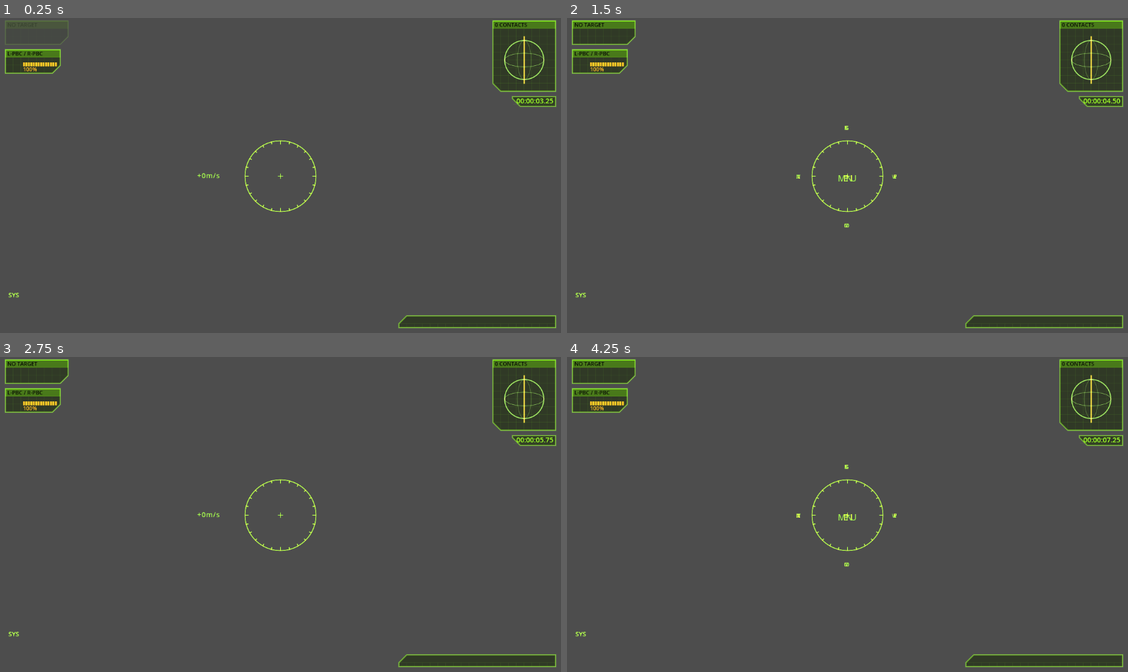
Above: before the commit, frames 1-4 (two rows, left to right).
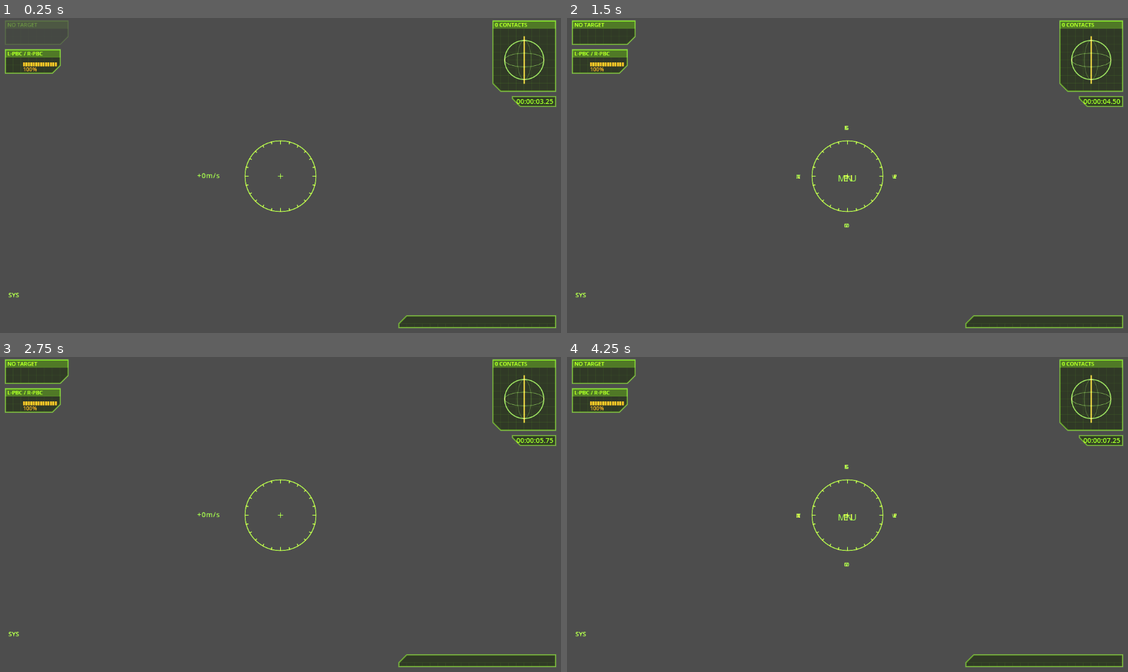
Above: after the commit, the same moments.

Repository: jleclanche/iw2-remaster
Game: Godot game, scene res://scenes/main.tscn
Two runs of this game, one before a commit and one after it. Both use one fixed random seed, a clock stepped at 60 frames per second and the inputs below.
Inputs (mouse positions are in pixels of both pictures, inside the frame that each line leads up to):
- Up to frame 1 (0.25 s): no input
- Up to frame 2 (1.5 s): tap Enter at 0.5 s; move the mouse to (970, 159) at 0.52 s; hold Right 0.53-1.25 s; hold Enter 0.53-1.25 s; click (970, 159) at 0.67 s; tap Space at 0.77, 1.07, 1.25 s; drag from (735, 191) to (819, 238) at 1.27 s
- Up to frame 3 (2.75 s): tap Enter at 2 s; move the mouse to (336, 445) at 2.02 s; hold Right from 2.03 s (still down); tap Backspace at 2.1 s
- Up to frame 4 (4.25 s): release Right at 2.75 s; tap Space at 2.75, 3.77, 4.07 s; drag from (819, 577) to (679, 467) at 2.77 s; tap Enter at 3.5 s; move the mouse to (1015, 561) at 3.52 s; hold Left from 3.53 s (still down); tap M at 3.6 s

The runs differ from the first frame. In frame 1, 0.2% of the frame differs, in the area x 1-99%, y 1-28%; in frame 2, 0.2%; in frame 3, 0.2%; in frame 4, 0.2%.
Error in both runs: Unable to iterate on object of type 'Nil'. (res://scripts/pog/natives/world.gd:269)

Commit message:
HUD: headers glow bright on a dim band; clock ink centred in its block
The reference shows panel captions as GLOWING lime glyphs over a dim
additive band (FUN_100e3360's GREEN at 0.25) -- our bright-band with a
dark knocked-out caption was inverted, and read as "black on green"
with no glow. The caption now draws bright on the additive canvas and
the FillLayer loses its caption path.

The clock baseline at y + num_size assumed ascent == font size; the
bitmap face's inflated ascent rode the digits a few px high. The ink
box (from the glyph table) is now centred in the block, matching the
reference's vertical placement.

Co-Authored-By: Claude Fable 5 <noreply@anthropic.com>

Diff:
--- a/game/scripts/hud.gd
+++ b/game/scripts/hud.gd
@@ -491,11 +491,8 @@
 		for f: Array in hud.fills:
 			if f[0] is Rect2:
 				draw_rect(f[0], f[1])
-			elif f[0] is PackedVector2Array:
+			else:
 				draw_colored_polygon(f[0], f[1])
-			else:  # [Font, pos, text, size, color]: a knocked-out caption
-				draw_string(f[0], f[1], f[2], HORIZONTAL_ALIGNMENT_LEFT, -1,
-						f[3], f[4])
 		hud.fills.clear()
 
 var _fill_fx: FillLayer
@@ -774,12 +771,13 @@
 	# for top-anchored blocks (modes 0/1) taller than the 16px header row; the
 	# caption text is knocked out dark against it.
 	if mode != 3 and size.y > HDR_H:
-		# a dark knocked-out caption cannot exist in a pure additive pass, so
-		# the band and its caption render together on the underlay
-		fills.append([Rect2(pos, Vector2(size.x, HDR_H)),
-				_dim(Color(GREEN.r, GREEN.g, GREEN.b, 0.32))])
-		fills.append([_font, pos + Vector2(4, 12), title, FONT_SIZE - 2,
-				_dim(Color(0, 0, 0, 0.9))])
+		# the band is ADDITIVE green at 0.25 (_DAT_101191ec) with the caption
+		# drawn BRIGHT over it -- the reference shows glowing glyphs on a dim
+		# band; the old bright-band/dark-knockout look was inverted
+		draw_rect(Rect2(pos, Vector2(size.x, HDR_H)),
+				_dim(Color(GREEN.r, GREEN.g, GREEN.b, 0.25)))
+		draw_string(_font, pos + Vector2(4, 12), title,
+				HORIZONTAL_ALIGNMENT_LEFT, -1, FONT_SIZE - 2, _dim(GREEN))
 
 func _bar(pos: Vector2, frac: float, col: Color, segs := BAR_SEGS) -> void:
 	# FUN_100ebde0, bar style 1: SPRITE blocks (fill sprite 10, 8x16, on the
@@ -3004,7 +3002,17 @@
 	var bpos := Vector2(right - box.x, y)
 	_frame(bpos, box, 1)
 	var x := right - 4.0 - w
-	draw_string(_font_num, Vector2(x, y + num_size), text, HORIZONTAL_ALIGNMENT_LEFT,
+	# centre the string's INK in the block. The old baseline at y + num_size
+	# assumed ascent == font size; the bitmap face's inflated ascent rode the
+	# digits a few px high (the long-standing "clock text sits high").
+	var asc := 0.0
+	var desc := 0.0
+	for i in text.length():
+		var g: Array = _glyph(0, text.unicode_at(i))
+		asc = maxf(asc, -float(g[3]))
+		desc = maxf(desc, float(g[3]) + float(g[4]))
+	var base_y := y + floorf((box.y - (asc + desc)) * 0.5) + asc
+	draw_string(_font_num, Vector2(x, base_y), text, HORIZONTAL_ALIGNMENT_LEFT,
 			-1, num_size, GREEN)
 
 func _ellipse(c: Vector2, radii: Vector2, col: Color) -> void:
